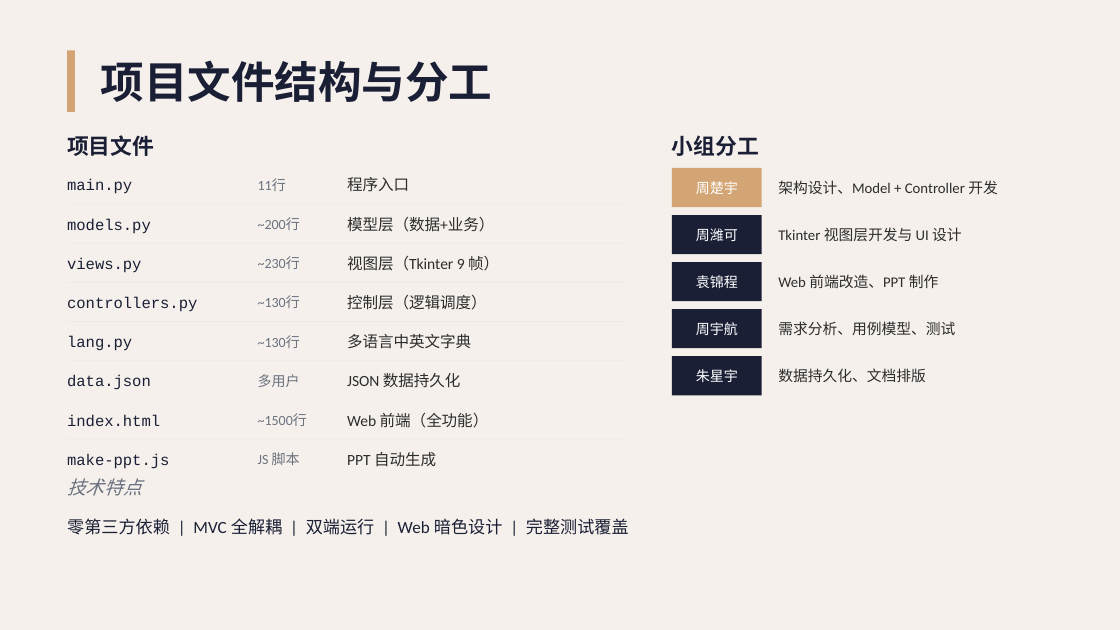
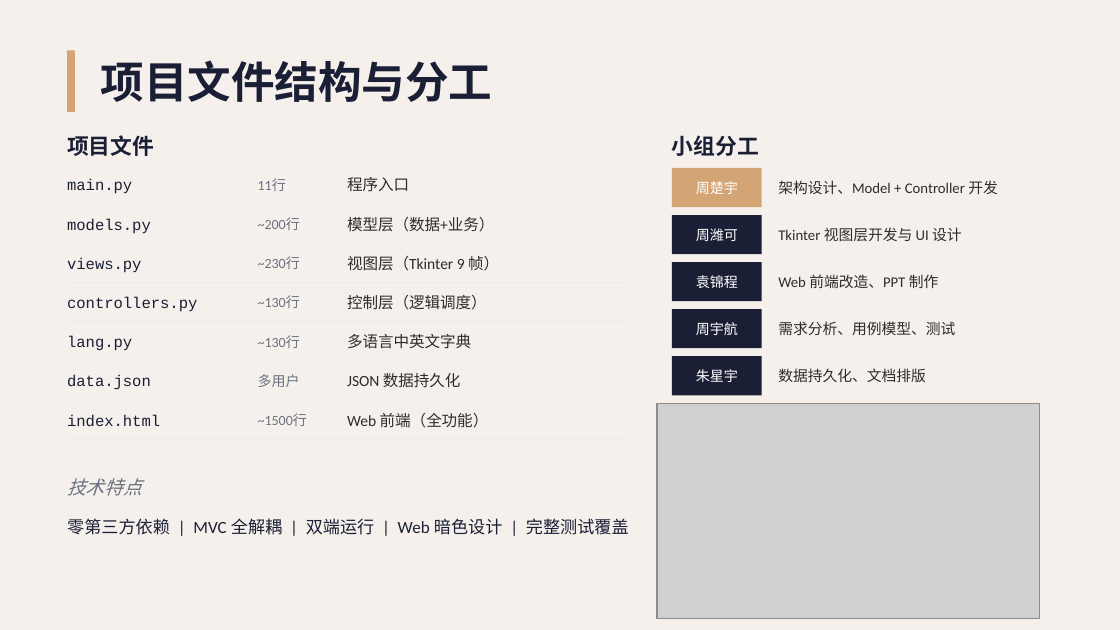
Before and after one commit to Unconnectable/atm, a slide deck: slide 3 of ATM项目演示.pptx. Drawn at 1120x630 pixels with LibreOffice and Linux fonts; fonts in the diff are those of the drawing; grey boxes stand for pictures. Boxes give left, top, right and bottom in pixels: in the first picture for what was removed or moved away, otherwise in the second. Text is boxed around its words. In the diff, an @@ line names an element or a change of style, - is before the commit and + after.

```diff
--- a/ATM项目演示.pptx
+++ b/ATM项目演示.pptx
@@ picture added at <box>657,403,1040,618</box> @@
@@ text removed at <box>67,453,169,469</box> @@
-make-ppt.js
@@ text removed at <box>258,452,300,465</box> @@
-JS 脚本
@@ text removed at <box>347,452,436,466</box> @@
-PPT 自动生成
```
Also in this commit, not shown: 1 other slide changed, 2 slides added, 1 other file.
